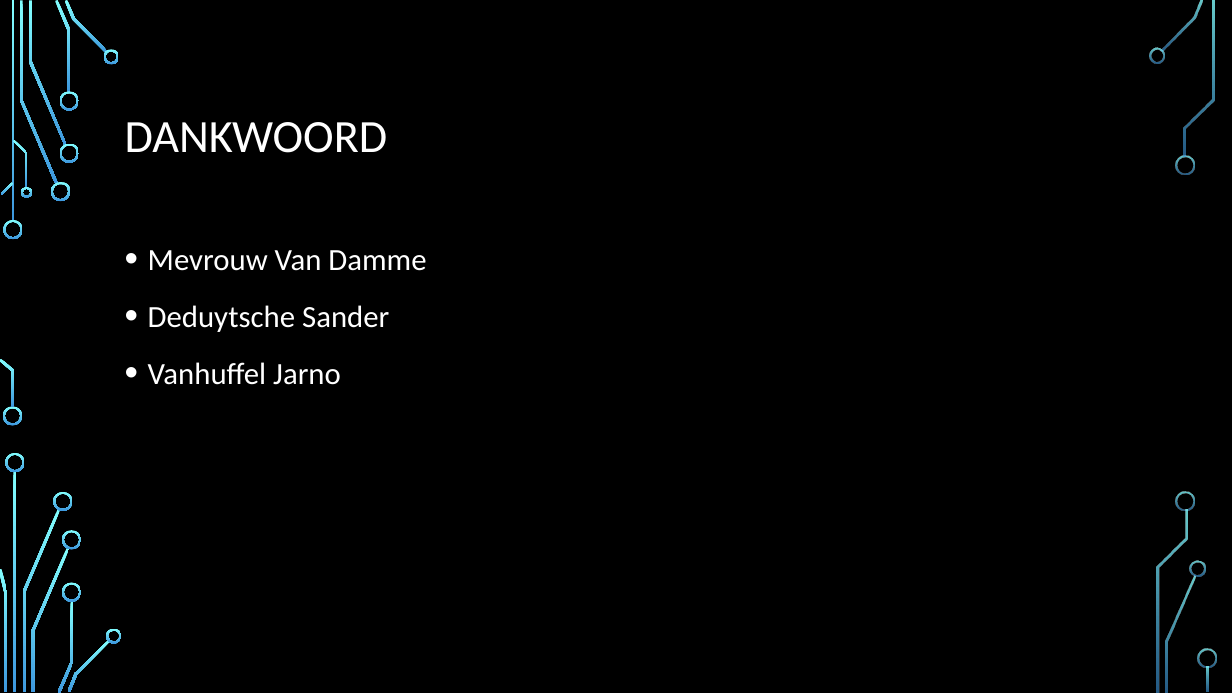
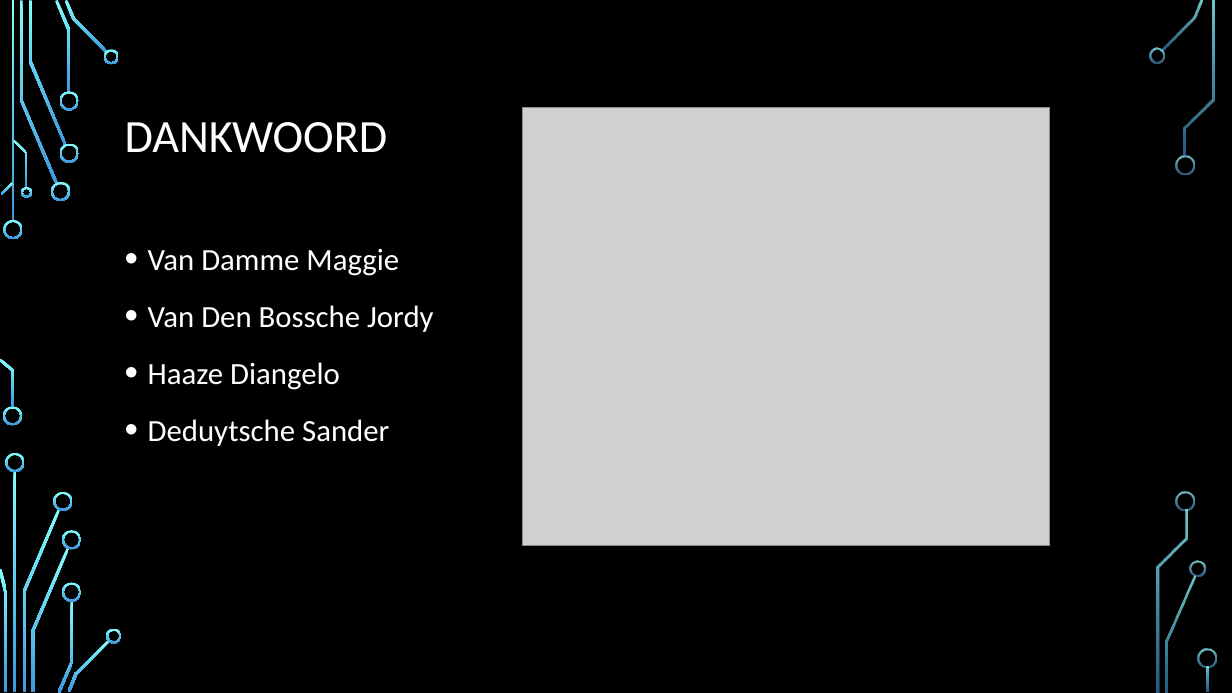
Before and after one commit to ZenoBoumerkhoufa/GuitarWorld, a slide deck: slide 9 of GIP/documents/Guitarworld.pptx (slide 8 before the commit). Drawn at 1232x693 pixels with LibreOffice and Linux fonts; fonts in the diff are those of the drawing; grey boxes stand for pictures; background and template pictures are left out. Boxes give left, top, right and bottom in pixels: in the first picture for what was removed or moved away, otherwise in the second. Text is boxed around its words. In the diff, an @@ line names an element or a change of style, - is before the commit and + after.

```diff
--- a/GIP/documents/Guitarworld.pptx
+++ b/GIP/documents/Guitarworld.pptx
@@ picture added at (522, 108, 1049, 546) @@
@@ text at (148, 249, 433, 390): text changed @@
-• Mevrouw Van Damme
+• Van Damme Maggie
+• Van Den Bossche Jordy
+• Haaze Diangelo
@@ text at (148, 362, 341, 385): paragraph removed @@
-• Vanhuffel Jarno
```
Also in this commit, not shown: 3 other slides changed, 7 slides added, 5 slides removed, 19 other files.
